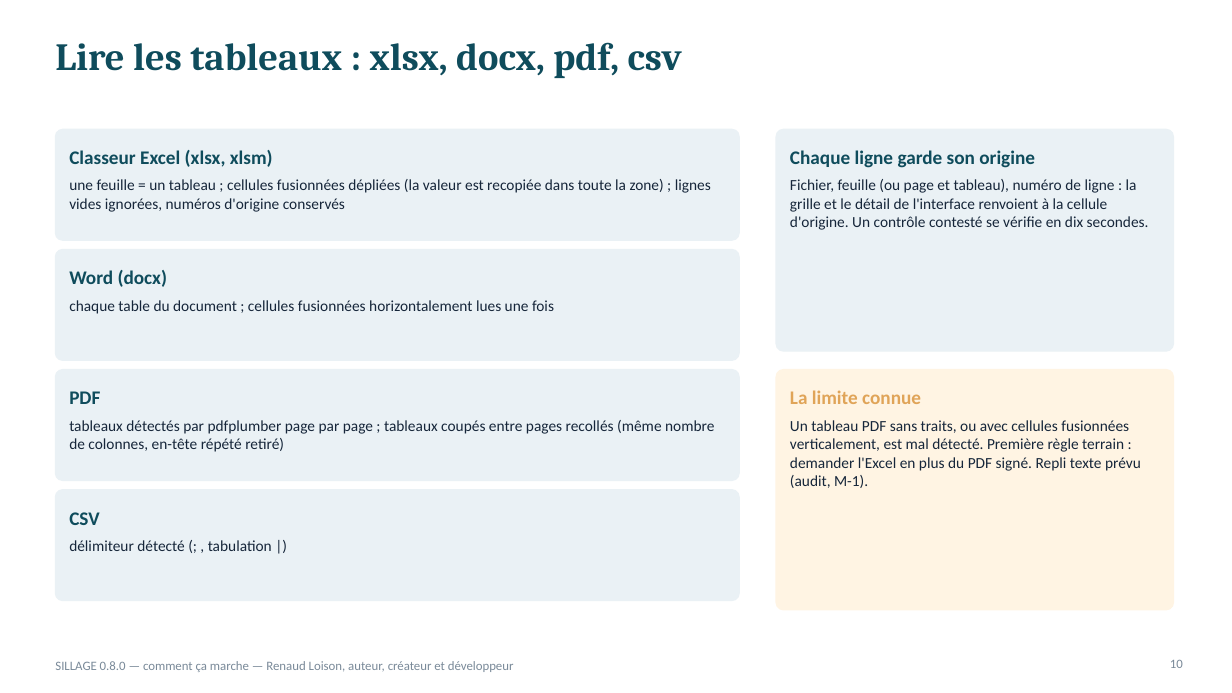
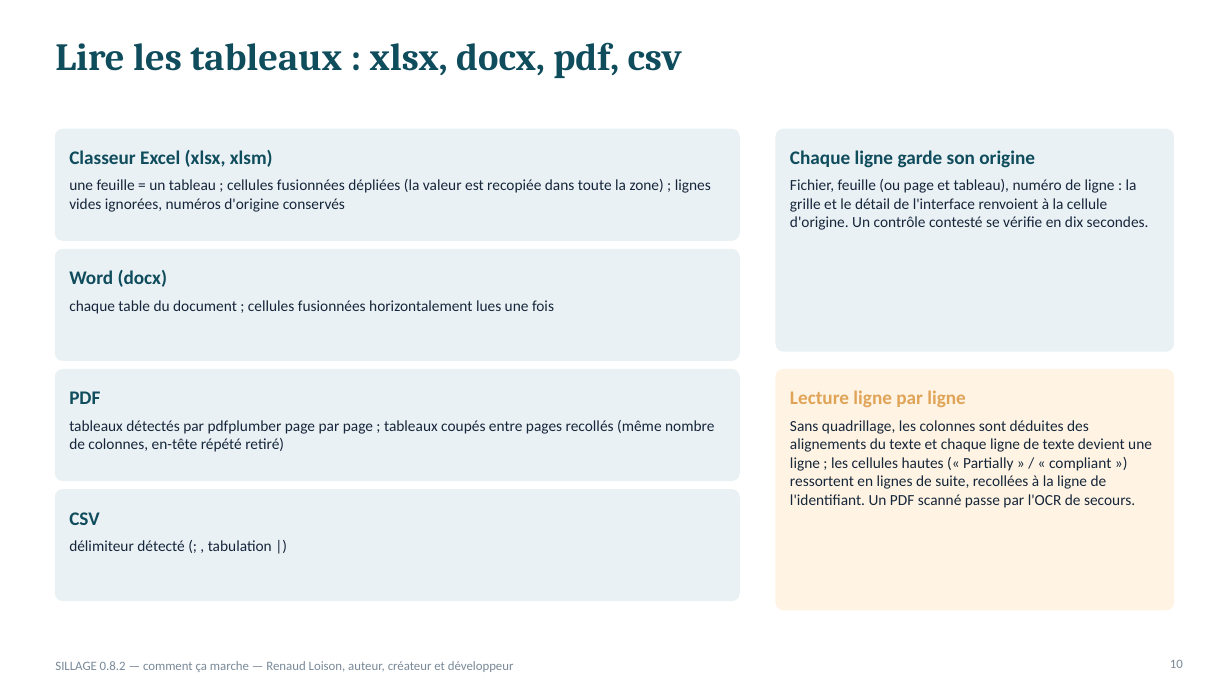
Before and after one commit to Renopop/SILLAGE, a slide deck: slide 10 of docs/SILLAGE_comment_ca_marche_principes.pptx. Drawn at 1232x693 pixels with LibreOffice and Linux fonts; fonts in the diff are those of the drawing. Boxes give left, top, right and bottom in pixels: in the first picture for what was removed or moved away, otherwise in the second. Text is boxed around its words. In the diff, an @@ line names an element or a change of style, - is before the commit and + after.

```diff
--- a/docs/SILLAGE_comment_ca_marche_principes.pptx
+++ b/docs/SILLAGE_comment_ca_marche_principes.pptx
@@ text at [790, 390, 966, 407]: text changed @@
-La limite connue
+Lecture ligne par ligne
@@ text at [790, 420, 1152, 508]: text changed @@
-Un tableau PDF sans traits, ou avec cellules fusionnées verticalement, est mal détecté. Première règle terrain : demander l'Excel en plus du PDF signé. Repli texte prévu (audit, M-1).
+Sans quadrillage, les colonnes sont déduites des alignements du texte et chaque ligne de texte devient une ligne ; les cellules hautes (« Partially » / « compliant ») ressortent en lignes de suite, recollées à la ligne de l'identifiant. Un PDF scanné passe par l'OCR de secours.
@@ text at [55, 661, 514, 672]: text changed @@
-SILLAGE 0.8.0 — comment ça marche — Renaud Loison, auteur, créateur et développeur
+SILLAGE 0.8.2 — comment ça marche — Renaud Loison, auteur, créateur et développeur
```
Also in this commit, not shown: 27 other slides changed, 7 other files.
